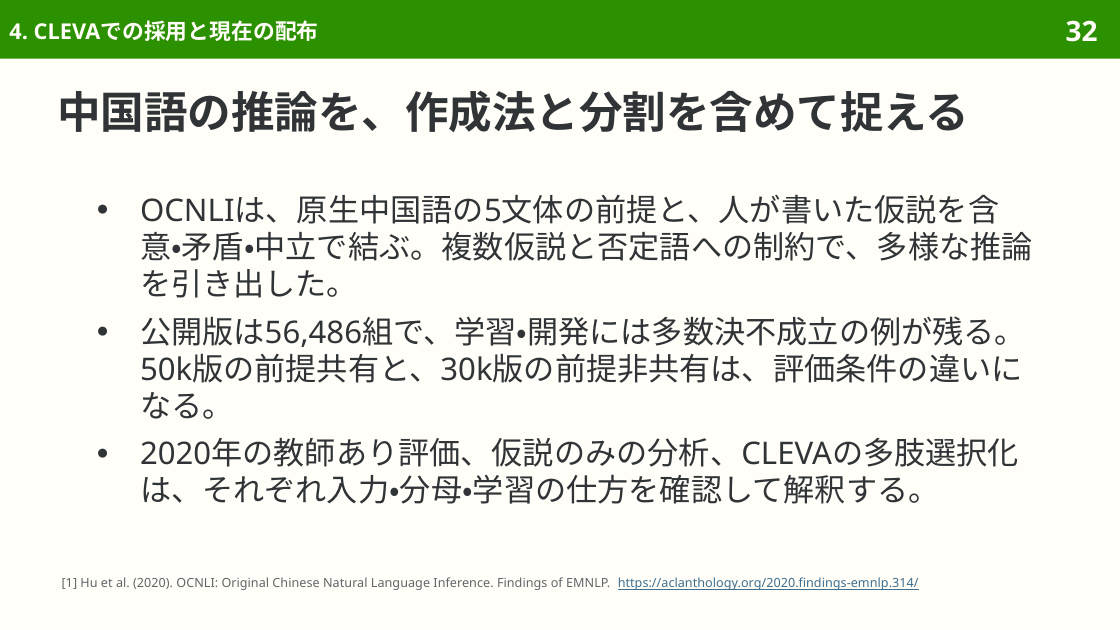
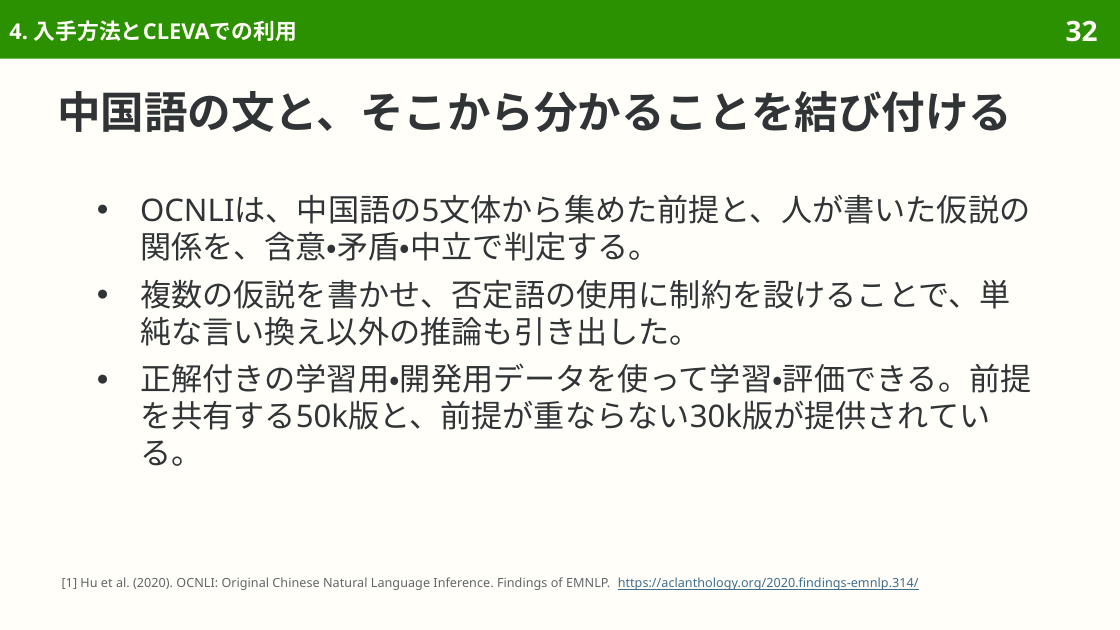
Before and after one commit to sasakiy84/datasets-in-10-minutes, a slide deck: slide 32 of slides/datasets-in-10-minutes-ocnli.pptx. Drawn at 1120x630 pixels with LibreOffice and Linux fonts; fonts in the diff are those of the drawing. Boxes give left, top, right and bottom in pixels: in the first picture for what was removed or moved away, otherwise in the second. Text is boxed around its words. In the diff, an @@ line names an element or a change of style, - is before the commit and + after.

```diff
--- a/slides/datasets-in-10-minutes-ocnli.pptx
+++ b/slides/datasets-in-10-minutes-ocnli.pptx
@@ title at (9,20,297,41): text changed @@
-4. CLEVAでの採用と現在の配布
+4. 入手方法とCLEVAでの利用
@@ title at (57,91,1012,132): text changed @@
-中国語の推論を、作成法と分割を含めて捉える
+中国語の文と、そこから分かることを結び付ける
@@ text at (140,194,1032,466): text changed @@
-● OCNLIは、原生中国語の5文体の前提と、人が書いた仮説を含意・矛盾・中立で結ぶ。複数仮説と否定語への制約で、多様な推論を引き出した。
-● 公開版は56,486組で、学習・開発には多数決不成立の例が残る。50k版の前提共有と、30k版の前提非共有は、評価条件の違いになる。
-● 2020年の教師あり評価、仮説のみの分析、CLEVAの多肢選択化は、それぞれ入力・分母・学習の仕方を確認して解釈する。
+● OCNLIは、中国語の5文体から集めた前提と、人が書いた仮説の関係を、含意・矛盾・中立で判定する。
+● 複数の仮説を書かせ、否定語の使用に制約を設けることで、単純な言い換え以外の推論も引き出した。
+● 正解付きの学習用・開発用データを使って学習・評価できる。前提を共有する50k版と、前提が重ならない30k版が提供されている。
```
Also in this commit, not shown: 45 other slides changed, 6 slides removed, 35 other files.
